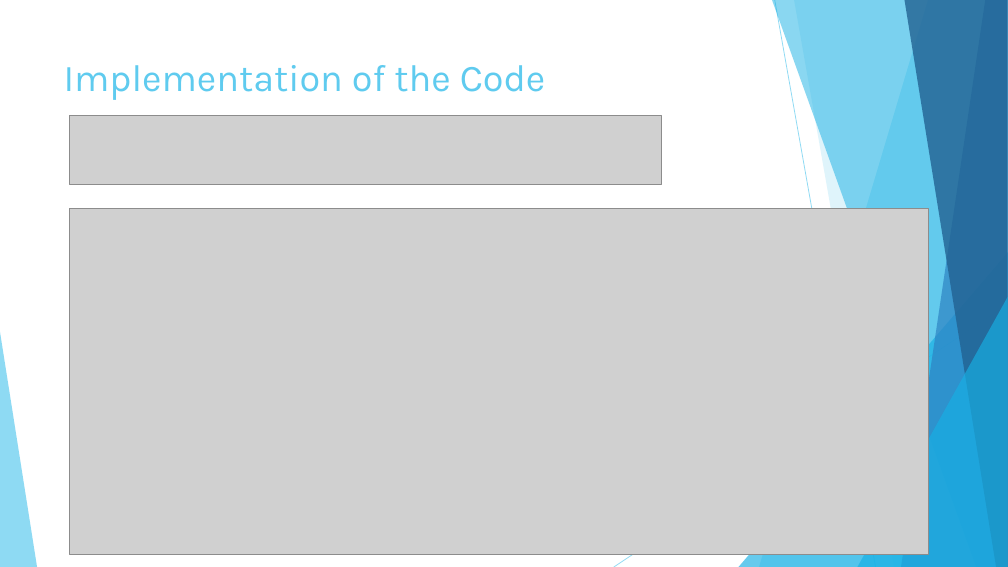
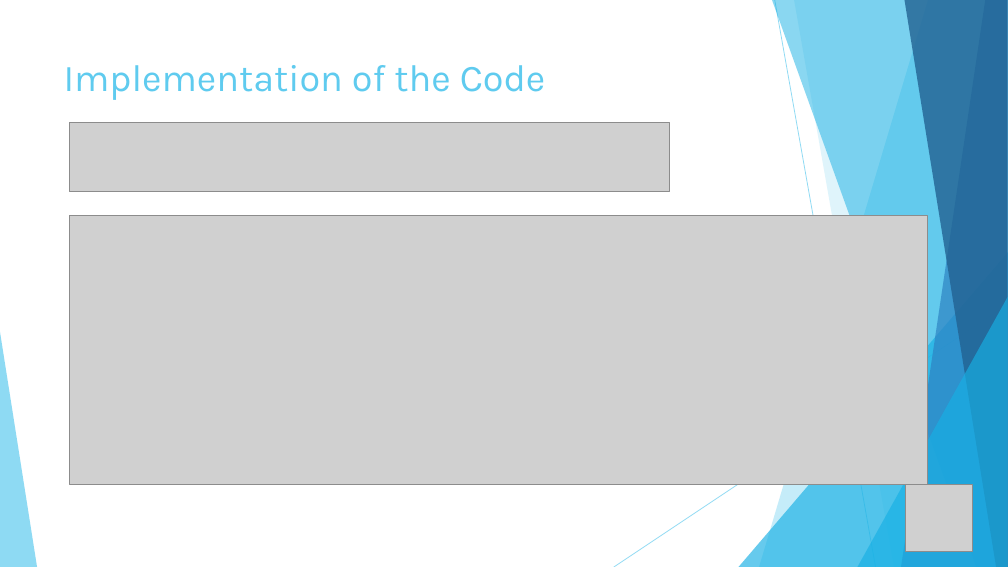
Before and after one commit to Puneet-Grewal/DS-Assignment3, a slide deck: slide 4 of Slides.pptx. Drawn at 1008x567 pixels with LibreOffice and Linux fonts; fonts in the diff are those of the drawing; grey boxes stand for pictures. Boxes give left, top, right and bottom in pixels: in the first picture for what was removed or moved away, otherwise in the second. Text is boxed around its words. In the diff, an @@ line names an element or a change of style, - is before the commit and + after.

```diff
--- a/Slides.pptx
+++ b/Slides.pptx
@@ picture: place and size @@
-picture at <box>70,116,662,185</box>
+picture at <box>70,123,670,192</box>
@@ picture: place and size @@
-picture at <box>70,209,929,554</box>
+picture at <box>70,216,928,485</box>
@@ picture added at <box>905,484,972,551</box> @@
```
Also in this commit, not shown: 8 other slides changed, 1 slide removed, 2 other files.
